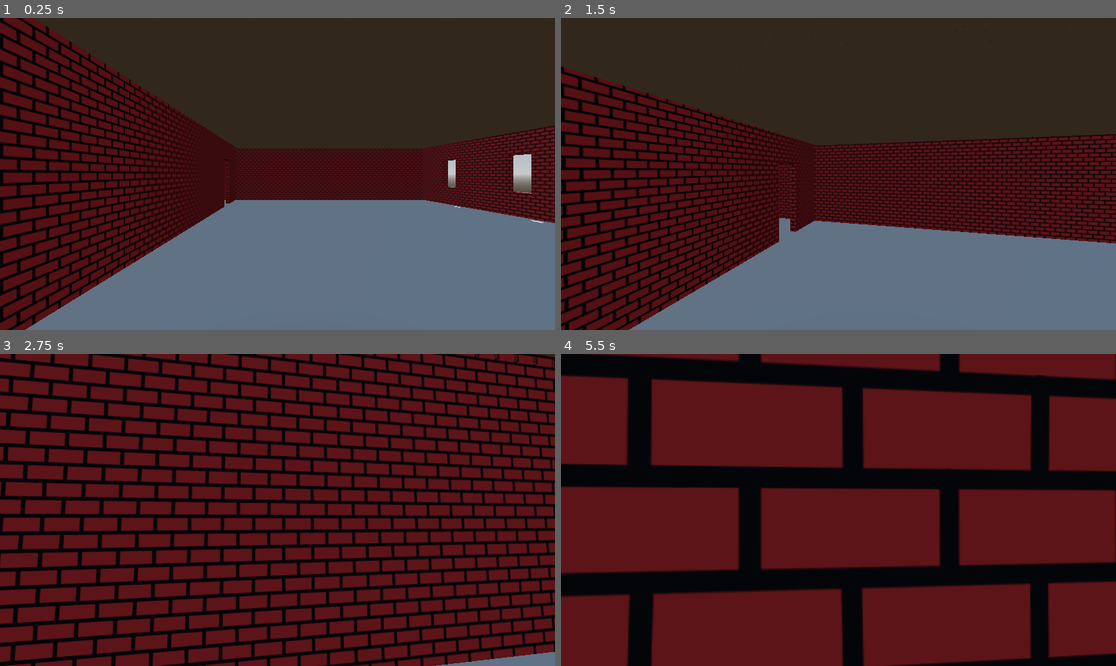
Above: before the commit, frames 1-4 (two rows, left to right).
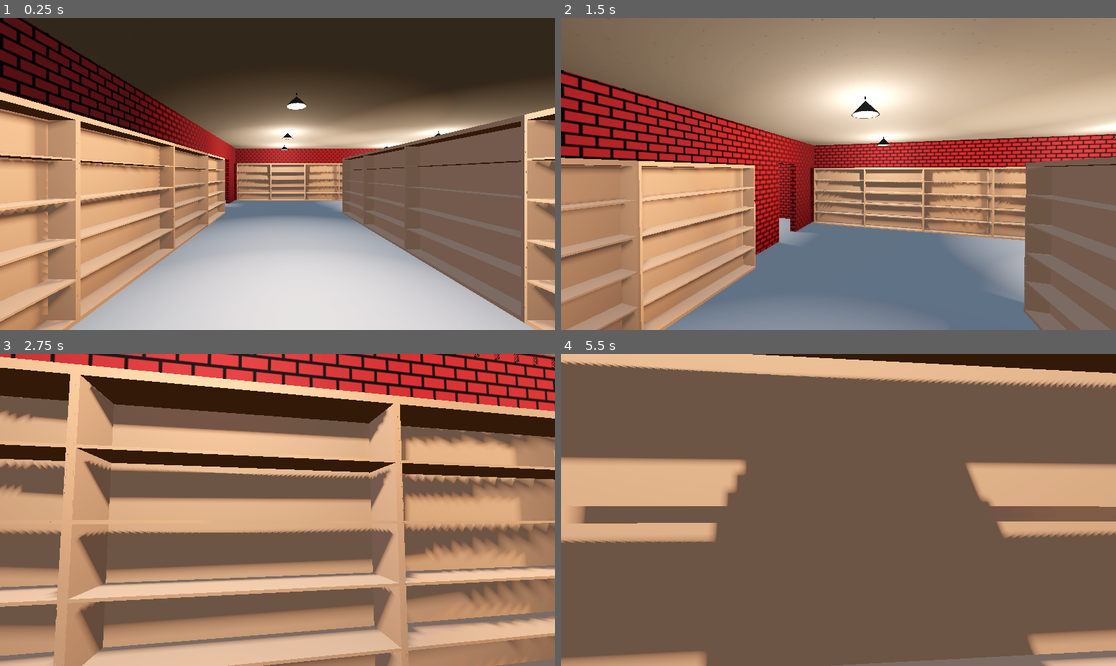
Above: after the commit, the same moments.

Repository: DrOtter3000/LittleLibrary
Game: Godot game, scene res://Environment/building.tscn
Two runs of this game, one before a commit and one after it. Both use one fixed random seed, a clock stepped at 60 frames per second and the inputs below.
Inputs (mouse positions are in pixels of both pictures, inside the frame that each line leads up to):
- Up to frame 1 (0.25 s): no input
- Up to frame 2 (1.5 s): move the mouse to (866, 174) at 0.52 s; hold W (forward) from 0.53 s (still down); tap Space (jump) at 0.77 s; move the mouse to (810, 174) at 1.27 s
- Up to frame 3 (2.75 s): keep holding W (forward); tap Space (jump) at 1.52 s; move the mouse to (288, 503) at 2.02 s
- Up to frame 4 (5.5 s): keep holding W (forward); move the mouse to (832, 516) at 2.77 s; tap Space (jump) at 3.02, 3.77, 4.52 s; move the mouse to (877, 513) at 3.52 s; move the mouse to (794, 506) at 4.27 s; move the mouse to (844, 510) at 5.02 s

The runs differ from the first frame. In frame 1, 73% of the frame differs, in the area x 0-100%, y 0-100%; in frame 2, 85%; in frame 3, 98%; in frame 4, 100%.

Commit message:
add interior

Diff:
--- /dev/null
+++ b/Environment/Interior/Chair.tscn
@@ -0,0 +1,43 @@
+[gd_scene load_steps=2 format=3 uid="uid://jr7xqrijil04"]
+
+[ext_resource type="Material" uid="uid://hkdgeog225qt" path="res://Materials/light_wood.tres" id="1_2r0bh"]
+
+[node name="Chair" type="CSGBox3D"]
+use_collision = true
+size = Vector3(0.5, 0.05, 0.5)
+material = ExtResource("1_2r0bh")
+
+[node name="CSGBox3D" type="CSGBox3D" parent="."]
+transform = Transform3D(1, 0, 0, 0, 1, 0, 0, 0, 1, 0.22, -0.212776, 0.22)
+size = Vector3(0.03, 0.4, 0.03)
+material = ExtResource("1_2r0bh")
+
+[node name="CSGBox3D2" type="CSGBox3D" parent="."]
+transform = Transform3D(1, 0, 0, 0, 1, 0, 0, 0, 1, -0.22, -0.212776, 0.22)
+size = Vector3(0.03, 0.4, 0.03)
+material = ExtResource("1_2r0bh")
+
+[node name="CSGBox3D5" type="CSGBox3D" parent="."]
+transform = Transform3D(1, 0, 0, 0, 0.994128, -0.108208, 0, 0.108208, 0.994128, 0.22, 0.187597, 0.243671)
+size = Vector3(0.03, 0.4, 0.03)
+material = ExtResource("1_2r0bh")
+
+[node name="CSGBox3D7" type="CSGBox3D" parent="."]
+transform = Transform3D(1, 0, 0, 0, 0.994128, -0.108208, 0, 0.108208, 0.994128, -0.000554204, 0.29872, 0.255766)
+size = Vector3(0.439751, 0.17644, 0.03)
+material = ExtResource("1_2r0bh")
+
+[node name="CSGBox3D6" type="CSGBox3D" parent="."]
+transform = Transform3D(1, 0, 0, 0, 0.994128, -0.108208, 0, 0.108208, 0.994128, -0.22, 0.187597, 0.243671)
+size = Vector3(0.03, 0.4, 0.03)
+material = ExtResource("1_2r0bh")
+
+[node name="CSGBox3D3" type="CSGBox3D" parent="."]
+transform = Transform3D(1, 0, 0, 0, 1, 0, 0, 0, 1, -0.22, -0.212776, -0.22)
+size = Vector3(0.03, 0.4, 0.03)
+material = ExtResource("1_2r0bh")
+
+[node name="CSGBox3D4" type="CSGBox3D" parent="."]
+transform = Transform3D(1, 0, 0, 0, 1, 0, 0, 0, 1, 0.22, -0.212776, -0.22)
+size = Vector3(0.03, 0.4, 0.03)
+material = ExtResource("1_2r0bh")
--- /dev/null
+++ b/Environment/Interior/Shelf.tscn
@@ -0,0 +1,38 @@
+[gd_scene load_steps=2 format=3 uid="uid://b28riqpiapvnp"]
+
+[ext_resource type="Material" uid="uid://hkdgeog225qt" path="res://Materials/light_wood.tres" id="1_uqr5h"]
+
+[node name="Shelf" type="CSGBox3D"]
+use_collision = true
+size = Vector3(2, 2.2, 0.4)
+material = ExtResource("1_uqr5h")
+
+[node name="CSGBox3D" type="CSGBox3D" parent="."]
+transform = Transform3D(1, 0, 0, 0, 1, 0, 0, 0, 1, 0, 0, 0.058332)
+operation = 2
+size = Vector3(1.95, 0.4, 0.3)
+material = ExtResource("1_uqr5h")
+
+[node name="CSGBox3D2" type="CSGBox3D" parent="."]
+transform = Transform3D(1, 0, 0, 0, 1, 0, 0, 0, 1, 0, 0.42, 0.058)
+operation = 2
+size = Vector3(1.95, 0.4, 0.3)
+material = ExtResource("1_uqr5h")
+
+[node name="CSGBox3D5" type="CSGBox3D" parent="."]
+transform = Transform3D(1, 0, 0, 0, 1, 0, 0, 0, 1, 0, -0.84, 0.058)
+operation = 2
+size = Vector3(1.95, 0.4, 0.3)
+material = ExtResource("1_uqr5h")
+
+[node name="CSGBox3D4" type="CSGBox3D" parent="."]
+transform = Transform3D(1, 0, 0, 0, 1, 0, 0, 0, 1, 0, -0.42, 0.058)
+operation = 2
+size = Vector3(1.95, 0.4, 0.3)
+material = ExtResource("1_uqr5h")
+
+[node name="CSGBox3D3" type="CSGBox3D" parent="."]
+transform = Transform3D(1, 0, 0, 0, 1, 0, 0, 0, 1, 0, 0.84, 0.058)
+operation = 2
+size = Vector3(1.95, 0.4, 0.3)
+material = ExtResource("1_uqr5h")
--- /dev/null
+++ b/Environment/Interior/computer.tscn
@@ -0,0 +1,42 @@
+[gd_scene load_steps=3 format=3 uid="uid://bwunhv7v1ky8w"]
+
+[ext_resource type="Material" uid="uid://m1b43nl0oqr8" path="res://Materials/metallic_dark.tres" id="1_juku4"]
+
+[sub_resource type="CylinderMesh" id="CylinderMesh_0sqgd"]
+top_radius = 0.12
+bottom_radius = 0.12
+height = 0.02
+
+[node name="Computer" type="CSGBox3D"]
+transform = Transform3D(1, 0, 0, 0, 1, 0, 0, 0, 1, 0.165449, -0.237732, 0.487366)
+size = Vector3(0.5, 0.12, 0.4)
+material = ExtResource("1_juku4")
+
+[node name="Monitor" type="Node3D" parent="."]
+transform = Transform3D(0.789748, 0.116659, 0.602236, 0, 0.98175, -0.190175, -0.613431, 0.15019, 0.775336, 0.0846083, 0.349999, 0.0241774)
+
+[node name="CSGBox3D2" type="CSGBox3D" parent="Monitor"]
+transform = Transform3D(1, 0, 2.98023e-08, 0, 1, 0, -2.98023e-08, -7.45058e-09, 1, 0, 0, 0)
+size = Vector3(0.5, 0.4, 0.025)
+material = ExtResource("1_juku4")
+
+[node name="CSGBox3D4" type="CSGBox3D" parent="Monitor/CSGBox3D2"]
+transform = Transform3D(1, -2.23517e-08, 0, 7.45058e-09, 1, -7.45058e-09, 2.98023e-08, 1.86265e-08, 1, 0, 0, -0.0181017)
+operation = 2
+size = Vector3(0.475, 0.38, 0.025)
+material = ExtResource("1_juku4")
+
+[node name="CSGBox3D" type="CSGBox3D" parent="Monitor"]
+transform = Transform3D(1, 0, 0, 0, 1, 0, 0, 0, 1, 0, 0, 0.0194191)
+size = Vector3(0.3, 0.3, 0.02)
+material = ExtResource("1_juku4")
+
+[node name="CSGBox3D3" type="CSGBox3D" parent="Monitor"]
+transform = Transform3D(1, 0, 0, 0, 1, 0, 0, 0, 1, 0, -0.220244, 0.0194191)
+size = Vector3(0.15, 0.148486, 0.02)
+material = ExtResource("1_juku4")
+
+[node name="CSGMesh3D" type="CSGMesh3D" parent="."]
+transform = Transform3D(1, 0, 0, 0, 1, 0, 0, 0, 1, 0.0846083, 0.0722252, 0.0241774)
+mesh = SubResource("CylinderMesh_0sqgd")
+material = ExtResource("1_juku4")
--- /dev/null
+++ b/Environment/Interior/counter.tscn
@@ -0,0 +1,14 @@
+[gd_scene load_steps=2 format=3 uid="uid://44cnftmef0k8"]
+
+[ext_resource type="Material" uid="uid://hkdgeog225qt" path="res://Materials/light_wood.tres" id="1_prjno"]
+
+[node name="Counter" type="CSGBox3D"]
+use_collision = true
+size = Vector3(2.5, 1, 0.7)
+material = ExtResource("1_prjno")
+
+[node name="CSGBox3D" type="CSGBox3D" parent="."]
+transform = Transform3D(1, 0, 0, 0, 1, 0, 0, 0, 1, 0, -0.0239179, 0.0655698)
+operation = 2
+size = Vector3(2.45, 1, 0.7)
+material = ExtResource("1_prjno")
--- /dev/null
+++ b/Environment/Interior/keyboard.tscn
@@ -0,0 +1,26 @@
+[gd_scene load_steps=3 format=3 uid="uid://xgqjnu414ov"]
+
+[ext_resource type="Material" uid="uid://m1b43nl0oqr8" path="res://Materials/metallic_dark.tres" id="1_f4bwb"]
+
+[sub_resource type="StandardMaterial3D" id="StandardMaterial3D_m3wsf"]
+albedo_color = Color(0.658824, 0.658824, 0.658824, 1)
+
+[node name="Keyboard" type="CSGBox3D"]
+transform = Transform3D(1, 0, 0, 0, 0.990543, -0.137203, 0, 0.137203, 0.990543, 0, 0, 0)
+size = Vector3(0.44, 0.022, 0.15)
+material = SubResource("StandardMaterial3D_m3wsf")
+
+[node name="CSGBox3D" type="CSGBox3D" parent="."]
+transform = Transform3D(1, 0, 0, 0, 1, 0, 0, 0, 1, -0.04459, 0.0111587, 0.01439)
+size = Vector3(0.329597, 0.0112305, 0.102539)
+material = ExtResource("1_f4bwb")
+
+[node name="CSGBox3D3" type="CSGBox3D" parent="."]
+transform = Transform3D(1, 0, 0, 0, 1, 0, 0, 0, 1, 0.16908, 0.0111587, 0.01439)
+size = Vector3(0.0599995, 0.0112305, 0.102539)
+material = ExtResource("1_f4bwb")
+
+[node name="CSGBox3D2" type="CSGBox3D" parent="."]
+transform = Transform3D(1, 0, 0, 0, 1.00001, 1.49012e-08, 0, -1.49012e-08, 1.00001, -0.00485802, 0.0111587, -0.0519012)
+size = Vector3(0.409061, 0.0112305, 0.00732422)
+material = ExtResource("1_f4bwb")
--- /dev/null
+++ b/Environment/Interior/lamp.tscn
@@ -0,0 +1,37 @@
+[gd_scene load_steps=5 format=3 uid="uid://c5motc5sx26px"]
+
+[ext_resource type="Material" uid="uid://m1b43nl0oqr8" path="res://Materials/metallic_dark.tres" id="1_o7064"]
+
+[sub_resource type="CylinderMesh" id="CylinderMesh_oe6xw"]
+material = ExtResource("1_o7064")
+top_radius = 0.0
+bottom_radius = 0.2
+height = 0.2
+
+[sub_resource type="CylinderMesh" id="CylinderMesh_e44dd"]
+top_radius = 0.0
+bottom_radius = 0.2
+height = 0.2
+
+[sub_resource type="CylinderMesh" id="CylinderMesh_hgmmr"]
+material = ExtResource("1_o7064")
+top_radius = 0.01
+bottom_radius = 0.01
+height = 0.1
+
+[node name="Lamp" type="CSGMesh3D"]
+mesh = SubResource("CylinderMesh_oe6xw")
+
+[node name="CSGMesh3D" type="CSGMesh3D" parent="."]
+transform = Transform3D(1, 0, 0, 0, 1, 0, 0, 0, 1, 0, -0.0134557, 0)
+operation = 2
+mesh = SubResource("CylinderMesh_e44dd")
+
+[node name="CSGMesh3D2" type="CSGMesh3D" parent="."]
+transform = Transform3D(1, 0, 0, 0, 1, 0, 0, 0, 1, 0, 0.105225, 0)
+mesh = SubResource("CylinderMesh_hgmmr")
+
+[node name="OmniLight3D" type="OmniLight3D" parent="."]
+transform = Transform3D(1, 0, 0, 0, 1, 0, 0, 0, 1, 0, -0.224253, 0)
+light_color = Color(1, 0.886275, 0.788235, 1)
+shadow_enabled = true
--- /dev/null
+++ b/Environment/Interior/table.tscn
@@ -0,0 +1,29 @@
+[gd_scene load_steps=2 format=3 uid="uid://fi1b2jatwju7"]
+
+[ext_resource type="Material" uid="uid://hkdgeog225qt" path="res://Materials/light_wood.tres" id="1_xrag6"]
+
+[node name="Table" type="CSGBox3D"]
+transform = Transform3D(1, 0, 0, 0, 1, 0, 0, 0, 1, 0, 0.877799, 0)
+use_collision = true
+size = Vector3(0.9, 0.03, 0.75)
+material = ExtResource("1_xrag6")
+
+[node name="CSGBox3D2" type="CSGBox3D" parent="."]
+transform = Transform3D(1, 0, 0, 0, 1, 0, 0, 0, 1, -0.4, -0.364034, -0.33)
+size = Vector3(0.05, 0.75, 0.05)
+material = ExtResource("1_xrag6")
+
+[node name="CSGBox3D3" type="CSGBox3D" parent="."]
+transform = Transform3D(1, 0, 0, 0, 1, 0, 0, 0, 1, 0.4, -0.364034, -0.33)
+size = Vector3(0.05, 0.75, 0.05)
+material = ExtResource("1_xrag6")
+
+[node name="CSGBox3D4" type="CSGBox3D" parent="."]
+transform = Transform3D(1, 0, 0, 0, 1, 0, 0, 0, 1, 0.4, -0.364034, 0.33)
+size = Vector3(0.05, 0.75, 0.05)
+material = ExtResource("1_xrag6")
+
+[node name="CSGBox3D5" type="CSGBox3D" parent="."]
+transform = Transform3D(1, 0, 0, 0, 1, 0, 0, 0, 1, -0.4, -0.364034, 0.33)
+size = Vector3(0.05, 0.75, 0.05)
+material = ExtResource("1_xrag6")
--- a/Environment/building.tscn
+++ b/Environment/building.tscn
@@ -1,9 +1,16 @@
-[gd_scene load_steps=18 format=3 uid="uid://bcwhi6vrtelmj"]
+[gd_scene load_steps=25 format=3 uid="uid://bcwhi6vrtelmj"]
 
 [ext_resource type="Texture2D" uid="uid://3nm3kbj7goho" path="res://Textures/Ceiling.png" id="1_bteem"]
 [ext_resource type="Texture2D" uid="uid://wixedqcachbg" path="res://Textures/Wall.png" id="1_p4fnb"]
 [ext_resource type="PackedScene" uid="uid://c44tfbq6oqdrx" path="res://Player/player.tscn" id="1_uph0i"]
 [ext_resource type="Texture2D" uid="uid://cwqqbf8hjyequ" path="res://Textures/Ground.png" id="3_uwfla"]
+[ext_resource type="PackedScene" uid="uid://44cnftmef0k8" path="res://Environment/Interior/counter.tscn" id="5_eioww"]
+[ext_resource type="PackedScene" uid="uid://b28riqpiapvnp" path="res://Environment/Interior/Shelf.tscn" id="6_5ah04"]
+[ext_resource type="PackedScene" uid="uid://fi1b2jatwju7" path="res://Environment/Interior/table.tscn" id="7_3tot4"]
+[ext_resource type="PackedScene" uid="uid://bwunhv7v1ky8w" path="res://Environment/Interior/computer.tscn" id="7_rovat"]
+[ext_resource type="PackedScene" uid="uid://jr7xqrijil04" path="res://Environment/Interior/Chair.tscn" id="8_vi3pn"]
+[ext_resource type="PackedScene" uid="uid://xgqjnu414ov" path="res://Environment/Interior/keyboard.tscn" id="8_w5p5r"]
+[ext_resource type="PackedScene" uid="uid://c5motc5sx26px" path="res://Environment/Interior/lamp.tscn" id="9_l6kxy"]
 
 [sub_resource type="ProceduralSkyMaterial" id="ProceduralSkyMaterial_nn5gb"]
 sky_horizon_color = Color(0.64625, 0.65575, 0.67075, 1)
@@ -17,6 +24,8 @@
 sky = SubResource("Sky_w5l11")
 tonemap_mode = 2
 glow_enabled = true
+volumetric_fog_enabled = true
+volumetric_fog_density = 0.025
 
 [sub_resource type="StandardMaterial3D" id="StandardMaterial3D_oskyw"]
 albedo_texture = ExtResource("1_p4fnb")
@@ -63,12 +72,12 @@
 [node name="WorldEnvironment" type="WorldEnvironment" parent="."]
 environment = SubResource("Environment_fy0xf")
 
+[node name="DirectionalLight3D" type="DirectionalLight3D" parent="."]
+transform = Transform3D(-0.862123, -0.383652, 0.330991, 0.0821171, 0.538806, 0.838418, -0.5, 0.75, -0.433013, 13.26, 31.0175, -9.02872)
+shadow_enabled = true
+
 [node name="Player" parent="." instance=ExtResource("1_uph0i")]
 transform = Transform3D(1, 0, 0, 0, 1, 0, 0, 0, 1, 2.63451, 0, 3.90786)
-
-[node name="DirectionalLight3D" type="DirectionalLight3D" parent="."]
-transform = Transform3D(-0.866025, -0.433013, 0.25, 0, 0.5, 0.866025, -0.5, 0.75, -0.433013, 0, 5.25901, 0)
-shadow_enabled = true
 
 [node name="Stairs" type="CSGBox3D" parent="."]
 transform = Transform3D(1, 0, 0, 0, 0.866025, 0.5, 0, -0.5, 0.866025, -1.29547, -0.189868, -0.635966)
@@ -509,10 +518,10 @@
 [node name="CeilingAndFloor" type="Node3D" parent="."]
 
 [node name="Ceiling" type="CSGBox3D" parent="CeilingAndFloor"]
-transform = Transform3D(1, 0, 0, 0, 1, 0, 0, 0, 1, 5.96751, 1.55904, -1.33458)
+transform = Transform3D(1, 0, 0, 0, 1, 0, 0, 0, 1, 5.88752, 1.55904, -1.33458)
 material_override = SubResource("StandardMaterial3D_rvpy2")
 use_collision = true
-size = Vector3(11.5228, 0.0675964, 14.3994)
+size = Vector3(11.6828, 0.0675964, 14.3994)
 
 [node name="CSGBox3D" type="CSGBox3D" parent="CeilingAndFloor/Ceiling"]
 transform = Transform3D(0.707107, 0, -0.707107, 0, 1, 0, 0.707107, 0, 0.707107, 5.23005, 0, 7.36416)
@@ -553,9 +562,9 @@
 size = Vector3(2, 1, 4)
 
 [node name="Ceiling2" type="CSGBox3D" parent="CeilingAndFloor"]
-transform = Transform3D(1, 0, 0, 0, 1, 0, 0, 0, 1, -3.17564, 1.55904, -6.10581)
+transform = Transform3D(1, 0, 0, 0, 1, 0, 0, 0, 1, -3.19587, 1.55904, -7.32908)
 material_override = SubResource("StandardMaterial3D_rvpy2")
-size = Vector3(6.44936, 0.0675964, 4.85692)
+size = Vector3(6.48982, 0.0675964, 7.30346)
 
 [node name="Ceiling3" type="CSGBox3D" parent="CeilingAndFloor"]
 transform = Transform3D(1, 0, 0, 0, 1, 0, 0, 0, 1, -4.52046, 1.55904, 1.18829)
@@ -576,7 +585,6 @@
 
 [node name="Floor2ndFloor" type="CSGBox3D" parent="CeilingAndFloor"]
 transform = Transform3D(1, 0, 0, 0, 1, 0, 0, 0, 1, 5.83062, 1.57117, -1.33458)
-visible = false
 material_override = SubResource("StandardMaterial3D_k3fig")
 size = Vector3(11.7965, 0.0675964, 14.3994)
 
@@ -587,6 +595,211 @@
 
 [node name="Floor2ndFloor2" type="CSGBox3D" parent="CeilingAndFloor"]
 transform = Transform3D(1, 0, 0, 0, 1, 0, 0, 0, 1, -1.3523, 1.57117, 3.96344)
-visible = false
 material_override = SubResource("StandardMaterial3D_k3fig")
 size = Vector3(2.54445, 0.0675964, 3.80334)
+
+[node name="Interior" type="Node3D" parent="."]
+
+[node name="LineOfShelfs" type="Node3D" parent="Interior"]
+transform = Transform3D(1, 0, 0, 0, 1, 0, 0, 0, 1, 0, 0, -1.75)
+
+[node name="Shelf5" parent="Interior/LineOfShelfs" instance=ExtResource("6_5ah04")]
+transform = Transform3D(-4.37114e-08, 0, 1, 0, 1, 0, -1, 0, -4.37114e-08, 0.337, -0.505, 6.519)
+
+[node name="Shelf" parent="Interior/LineOfShelfs" instance=ExtResource("6_5ah04")]
+transform = Transform3D(-4.37114e-08, 0, 1, 0, 1, 0, -1, 0, -4.37114e-08, 0.337339, -0.504744, 4.51887)
+
+[node name="Shelf2" parent="Interior/LineOfShelfs" instance=ExtResource("6_5ah04")]
+transform = Transform3D(-4.37114e-08, 0, 1, 0, 1, 0, -1, 0, -4.37114e-08, 0.337, -0.505, 2.519)
+
+[node name="Shelf3" parent="Interior/LineOfShelfs" instance=ExtResource("6_5ah04")]
+transform = Transform3D(-4.37114e-08, 0, 1, 0, 1, 0, -1, 0, -4.37114e-08, 0.337, -0.505, 0.519)
+
+[node name="Shelf4" parent="Interior/LineOfShelfs" instance=ExtResource("6_5ah04")]
+transform = Transform3D(-4.37114e-08, 0, 1, 0, 1, 0, -1, 0, -4.37114e-08, 0.337, -0.505, -1.48217)
+
+[node name="LineOfShelfs7" type="Node3D" parent="Interior"]
+transform = Transform3D(-4.37114e-08, 0, -1, 0, 1, 0, 1, 0, -4.37114e-08, 7.76739, 0, -8.50853)
+
+[node name="Shelf5" parent="Interior/LineOfShelfs7" instance=ExtResource("6_5ah04")]
+transform = Transform3D(-4.37114e-08, 0, 1, 0, 1, 0, -1, 0, -4.37114e-08, 0.337, -0.505, 6.519)
+
+[node name="Shelf" parent="Interior/LineOfShelfs7" instance=ExtResource("6_5ah04")]
+transform = Transform3D(-4.37114e-08, 0, 1, 0, 1, 0, -1, 0, -4.37114e-08, 0.337339, -0.504744, 4.51887)
+
+[node name="Shelf2" parent="Interior/LineOfShelfs7" instance=ExtResource("6_5ah04")]
+transform = Transform3D(-4.37114e-08, 0, 1, 0, 1, 0, -1, 0, -4.37114e-08, 0.337, -0.505, 2.519)
+
+[node name="Shelf3" parent="Interior/LineOfShelfs7" instance=ExtResource("6_5ah04")]
+transform = Transform3D(-4.37114e-08, 0, 1, 0, 1, 0, -1, 0, -4.37114e-08, 0.337, -0.505, 0.519)
+
+[node name="Shelf4" parent="Interior/LineOfShelfs7" instance=ExtResource("6_5ah04")]
+transform = Transform3D(-4.37114e-08, 0, 1, 0, 1, 0, -1, 0, -4.37114e-08, 0.337, -0.505, -1.48217)
+
+[node name="LineOfShelfs2" type="Node3D" parent="Interior"]
+transform = Transform3D(1, 0, 0, 0, 1, 0, 0, 0, 1, 5.5, 0, -1.75)
+
+[node name="Shelf" parent="Interior/LineOfShelfs2" instance=ExtResource("6_5ah04")]
+transform = Transform3D(-4.37114e-08, 0, 1, 0, 1, 0, -1, 0, -4.37114e-08, 0.337339, -0.504744, 4.51887)
+
+[node name="Shelf2" parent="Interior/LineOfShelfs2" instance=ExtResource("6_5ah04")]
+transform = Transform3D(-4.37114e-08, 0, 1, 0, 1, 0, -1, 0, -4.37114e-08, 0.337, -0.505, 2.519)
+
+[node name="Shelf3" parent="Interior/LineOfShelfs2" instance=ExtResource("6_5ah04")]
+transform = Transform3D(-4.37114e-08, 0, 1, 0, 1, 0, -1, 0, -4.37114e-08, 0.337, -0.505, 0.519)
+
+[node name="Shelf4" parent="Interior/LineOfShelfs2" instance=ExtResource("6_5ah04")]
+transform = Transform3D(-4.37114e-08, 0, 1, 0, 1, 0, -1, 0, -4.37114e-08, 0.337, -0.505, -1.48217)
+
+[node name="LineOfShelfs3" type="Node3D" parent="Interior"]
+transform = Transform3D(-1, 0, -8.74228e-08, 0, 1, 0, 8.74228e-08, 0, -1, 5.764, 0, 1.29)
+
+[node name="Shelf" parent="Interior/LineOfShelfs3" instance=ExtResource("6_5ah04")]
+transform = Transform3D(-4.37114e-08, 0, 1, 0, 1, 0, -1, 0, -4.37114e-08, 0.337339, -0.504744, 4.51887)
+
+[node name="Shelf2" parent="Interior/LineOfShelfs3" instance=ExtResource("6_5ah04")]
+transform = Transform3D(-4.37114e-08, 0, 1, 0, 1, 0, -1, 0, -4.37114e-08, 0.337, -0.505, 2.519)
+
+[node name="Shelf3" parent="Interior/LineOfShelfs3" instance=ExtResource("6_5ah04")]
+transform = Transform3D(-4.37114e-08, 0, 1, 0, 1, 0, -1, 0, -4.37114e-08, 0.337, -0.505, 0.519)
+
+[node name="Shelf4" parent="Interior/LineOfShelfs3" instance=ExtResource("6_5ah04")]
+transform = Transform3D(-4.37114e-08, 0, 1, 0, 1, 0, -1, 0, -4.37114e-08, 0.337, -0.505, -1.48217)
+
+[node name="LineOfShelfs4" type="Node3D" parent="Interior"]
+transform = Transform3D(1, 0, 0, 0, 1, 0, 0, 0, 1, 0, 3.22329, -4.02327)
+
+[node name="Shelf5" parent="Interior/LineOfShelfs4" instance=ExtResource("6_5ah04")]
+transform = Transform3D(-4.37114e-08, 0, 1, 0, 1, 0, -1, 0, -4.37114e-08, 0.337, -0.505, 6.519)
+
+[node name="Shelf" parent="Interior/LineOfShelfs4" instance=ExtResource("6_5ah04")]
+transform = Transform3D(-4.37114e-08, 0, 1, 0, 1, 0, -1, 0, -4.37114e-08, 0.337339, -0.504744, 4.51887)
+
+[node name="Shelf2" parent="Interior/LineOfShelfs4" instance=ExtResource("6_5ah04")]
+transform = Transform3D(-4.37114e-08, 0, 1, 0, 1, 0, -1, 0, -4.37114e-08, 0.337, -0.505, 2.519)
+
+[node name="Shelf3" parent="Interior/LineOfShelfs4" instance=ExtResource("6_5ah04")]
+transform = Transform3D(-4.37114e-08, 0, 1, 0, 1, 0, -1, 0, -4.37114e-08, 0.337, -0.505, 0.519)
+
+[node name="Shelf4" parent="Interior/LineOfShelfs4" instance=ExtResource("6_5ah04")]
+transform = Transform3D(-4.37114e-08, 0, 1, 0, 1, 0, -1, 0, -4.37114e-08, 0.337, -0.505, -1.48217)
+
+[node name="LineOfShelfs5" type="Node3D" parent="Interior"]
+transform = Transform3D(1, 0, 0, 0, 1, 0, 0, 0, 1, 5.5, 3.22329, -1.75)
+
+[node name="Shelf" parent="Interior/LineOfShelfs5" instance=ExtResource("6_5ah04")]
+transform = Transform3D(-4.37114e-08, 0, 1, 0, 1, 0, -1, 0, -4.37114e-08, 0.337339, -0.504744, 4.51887)
+
+[node name="Shelf2" parent="Interior/LineOfShelfs5" instance=ExtResource("6_5ah04")]
+transform = Transform3D(-4.37114e-08, 0, 1, 0, 1, 0, -1, 0, -4.37114e-08, 0.337, -0.505, 2.519)
+
+[node name="Shelf3" parent="Interior/LineOfShelfs5" instance=ExtResource("6_5ah04")]
+transform = Transform3D(-4.37114e-08, 0, 1, 0, 1, 0, -1, 0, -4.37114e-08, 0.337, -0.505, 0.519)
+
+[node name="Shelf4" parent="Interior/LineOfShelfs5" instance=ExtResource("6_5ah04")]
+transform = Transform3D(-4.37114e-08, 0, 1, 0, 1, 0, -1, 0, -4.37114e-08, 0.337, -0.505, -1.48217)
+
+[node name="LineOfShelfs6" type="Node3D" parent="Interior"]
+transform = Transform3D(-1, 0, -8.74228e-08, 0, 1, 0, 8.74228e-08, 0, -1, 5.764, 3.22329, 1.29)
+
+[node name="Shelf" parent="Interior/LineOfShelfs6" instance=ExtResource("6_5ah04")]
+transform = Transform3D(-4.37114e-08, 0, 1, 0, 1, 0, -1, 0, -4.37114e-08, 0.337339, -0.504744, 4.51887)
+
+[node name="Shelf2" parent="Interior/LineOfShelfs6" instance=ExtResource("6_5ah04")]
+transform = Transform3D(-4.37114e-08, 0, 1, 0, 1, 0, -1, 0, -4.37114e-08, 0.337, -0.505, 2.519)
+
+[node name="Shelf3" parent="Interior/LineOfShelfs6" instance=ExtResource("6_5ah04")]
+transform = Transform3D(-4.37114e-08, 0, 1, 0, 1, 0, -1, 0, -4.37114e-08, 0.337, -0.505, 0.519)
+
+[node name="Shelf4" parent="Interior/LineOfShelfs6" instance=ExtResource("6_5ah04")]
+transform = Transform3D(-4.37114e-08, 0, 1, 0, 1, 0, -1, 0, -4.37114e-08, 0.337, -0.505, -1.48217)
+
+[node name="Counter" parent="Interior" instance=ExtResource("5_eioww")]
+transform = Transform3D(-1, 0, -8.74228e-08, 0, 1, 0, 8.74228e-08, 0, -1, 10.1636, -1.08887, -4.98044)
+
+[node name="Computer" parent="Interior/Counter" instance=ExtResource("7_rovat")]
+transform = Transform3D(-0.999757, 0, 0.0220592, 0, 1, 0, -0.0220592, 0, -0.999757, -0.833019, 0.558775, -0.120729)
+
+[node name="Keyboard" parent="Interior/Counter" instance=ExtResource("8_w5p5r")]
+transform = Transform3D(1, 0, 0, 0, 1, 0, 0, 0, 1, -0.221902, 0.507956, 0.235197)
+
+[node name="Table" parent="Interior" instance=ExtResource("7_3tot4")]
+transform = Transform3D(1, 0, 0, 0, 1, 0, 0, 0, 1, 10.8038, 2.34109, -0.519243)
+
+[node name="Table4" parent="Interior" instance=ExtResource("7_3tot4")]
+transform = Transform3D(1, 0, 0, 0, 1, 0, 0, 0, 1, 10.8038, 2.34109, 2.48227)
+
+[node name="Table2" parent="Interior" instance=ExtResource("7_3tot4")]
+transform = Transform3D(1, 0, 0, 0, 1, 0, 0, 0, 1, 10.8038, 2.34109, -3.57772)
+
+[node name="Table3" parent="Interior" instance=ExtResource("7_3tot4")]
+transform = Transform3D(1, 0, 0, 0, 1, 0, 0, 0, 1, 10.8038, 2.34109, -6.56461)
+
+[node name="Chair" parent="Interior" instance=ExtResource("8_vi3pn")]
+transform = Transform3D(0.895386, 0, 0.445292, 0, 1, 0, -0.445292, 0, 0.895386, 10.8038, 2.01249, 2.89504)
+
+[node name="Chair2" parent="Interior" instance=ExtResource("8_vi3pn")]
+transform = Transform3D(1, 0, 0, 0, 1, 0, 0, 0, 1, 10.8038, 2.01249, -0.17224)
+
+[node name="Chair3" parent="Interior" instance=ExtResource("8_vi3pn")]
+transform = Transform3D(0.99848, 0, 0.055107, 0, 1, 0, -0.055107, 0, 0.99848, 10.8038, 2.01249, -3.26216)
+
+[node name="Chair4" parent="Interior" instance=ExtResource("8_vi3pn")]
+transform = Transform3D(0.984774, 0, -0.173837, 0, 1, 0, 0.173837, 0, 0.984774, 10.8038, 2.01249, -6.27589)
+
+[node name="Lamp" parent="Interior" instance=ExtResource("9_l6kxy")]
+transform = Transform3D(1, 0, 0, 0, 1, 0, 0, 0, 1, 3, 1.371, -3.5)
+
+[node name="Lamp17" parent="Interior" instance=ExtResource("9_l6kxy")]
+transform = Transform3D(1, 0, 0, 0, 1, 0, 0, 0, 1, 3, 1.371, -7)
+
+[node name="Lamp14" parent="Interior" instance=ExtResource("9_l6kxy")]
+transform = Transform3D(1, 0, 0, 0, 1, 0, 0, 0, 1, -2.87312, 1.371, -6.40172)
+
+[node name="Lamp15" parent="Interior" instance=ExtResource("9_l6kxy")]
+transform = Transform3D(1, 0, 0, 0, 1, 0, 0, 0, 1, -2.87312, 1.371, -9.69732)
+
+[node name="Lamp4" parent="Interior" instance=ExtResource("9_l6kxy")]
+transform = Transform3D(1, 0, 0, 0, 1, 0, 0, 0, 1, 3, 1.371, 0)
+
+[node name="Lamp3" parent="Interior" instance=ExtResource("9_l6kxy")]
+transform = Transform3D(1, 0, 0, 0, 1, 0, 0, 0, 1, 3, 1.371, 3.5)
+
+[node name="Lamp2" parent="Interior" instance=ExtResource("9_l6kxy")]
+transform = Transform3D(1, 0, 0, 0, 1, 0, 0, 0, 1, 8.5, 1.371, 3.5)
+
+[node name="Lamp5" parent="Interior" instance=ExtResource("9_l6kxy")]
+transform = Transform3D(1, 0, 0, 0, 1, 0, 0, 0, 1, 8.5, 1.371, 0)
+
+[node name="Lamp6" parent="Interior" instance=ExtResource("9_l6kxy")]
+transform = Transform3D(1, 0, 0, 0, 1, 0, 0, 0, 1, 8.5, 1.371, -3.5)
+
+[node name="Lamp16" parent="Interior" instance=ExtResource("9_l6kxy")]
+transform = Transform3D(1, 0, 0, 0, 1, 0, 0, 0, 1, 8.5, 1.371, -7)
+
+[node name="Lamp7" parent="Interior" instance=ExtResource("9_l6kxy")]
+transform = Transform3D(1, 0, 0, 0, 1, 0, 0, 0, 1, 3, 4.37919, -3.5)
+
+[node name="Lamp19" parent="Interior" instance=ExtResource("9_l6kxy")]
+transform = Transform3D(1, 0, 0, 0, 1, 0, 0, 0, 1, 3, 4.379, -7)
+
+[node name="Lamp8" parent="Interior" instance=ExtResource("9_l6kxy")]
+transform = Transform3D(1, 0, 0, 0, 1, 0, 0, 0, 1, 3, 4.37919, 0)
+
+[node name="Lamp9" parent="Interior" instance=ExtResource("9_l6kxy")]
+transform = Transform3D(1, 0, 0, 0, 1, 0, 0, 0, 1, 3, 4.37919, 3.5)
+
+[node name="Lamp13" parent="Interior" instance=ExtResource("9_l6kxy")]
+transform = Transform3D(1, 0, 0, 0, 1, 0, 0, 0, 1, -1.15003, 4.37919, 3.5)
+
+[node name="Lamp10" parent="Interior" instance=ExtResource("9_l6kxy")]
+transform = Transform3D(1, 0, 0, 0, 1, 0, 0, 0, 1, 8.5, 4.37919, 3.5)
+
+[node name="Lamp11" parent="Interior" instance=ExtResource("9_l6kxy")]
+transform = Transform3D(1, 0, 0, 0, 1, 0, 0, 0, 1, 8.5, 4.37919, 0)
+
+[node name="Lamp12" parent="Interior" instance=ExtResource("9_l6kxy")]
+transform = Transform3D(1, 0, 0, 0, 1, 0, 0, 0, 1, 8.5, 4.37919, -3.5)
+
+[node name="Lamp18" parent="Interior" instance=ExtResource("9_l6kxy")]
+transform = Transform3D(1, 0, 0, 0, 1, 0, 0, 0, 1, 8.5, 4.379, -7)
--- /dev/null
+++ b/Materials/light_wood.tres
@@ -0,0 +1,5 @@
+[gd_resource type="StandardMaterial3D" format=3 uid="uid://hkdgeog225qt"]
+
+[resource]
+albedo_color = Color(0.737255, 0.564706, 0.447059, 1)
+metallic_specular = 0.25
--- /dev/null
+++ b/Materials/metallic_dark.tres
@@ -0,0 +1,5 @@
+[gd_resource type="StandardMaterial3D" format=3 uid="uid://m1b43nl0oqr8"]
+
+[resource]
+albedo_color = Color(0.129412, 0.129412, 0.129412, 1)
+metallic = 0.5
